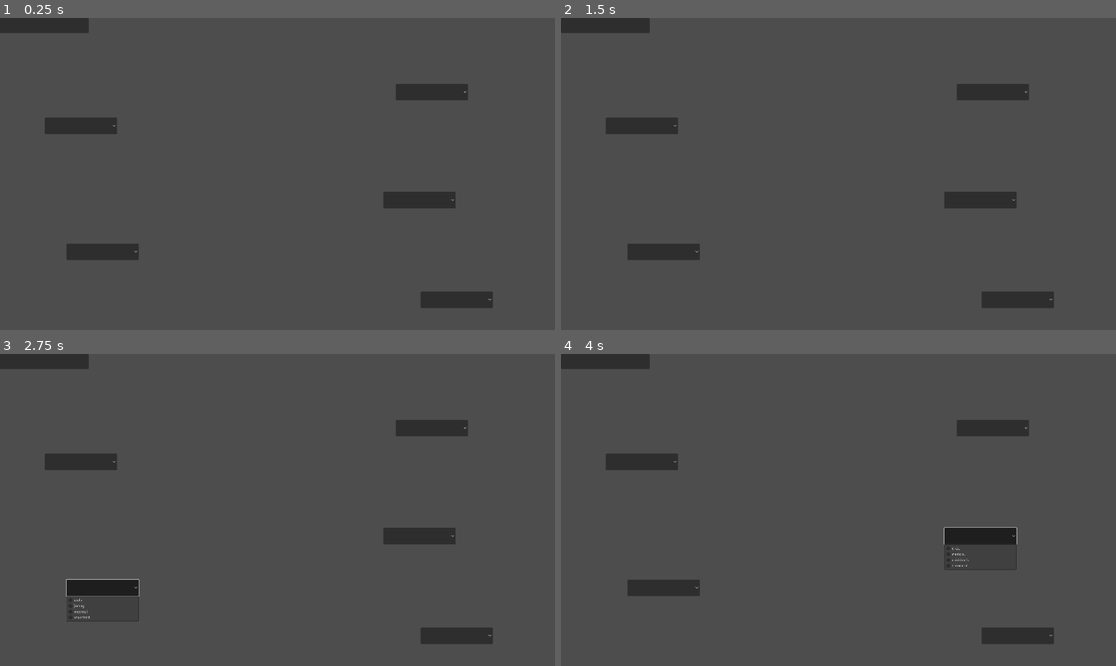
Above: before the commit, frames 1-4 (two rows, left to right).
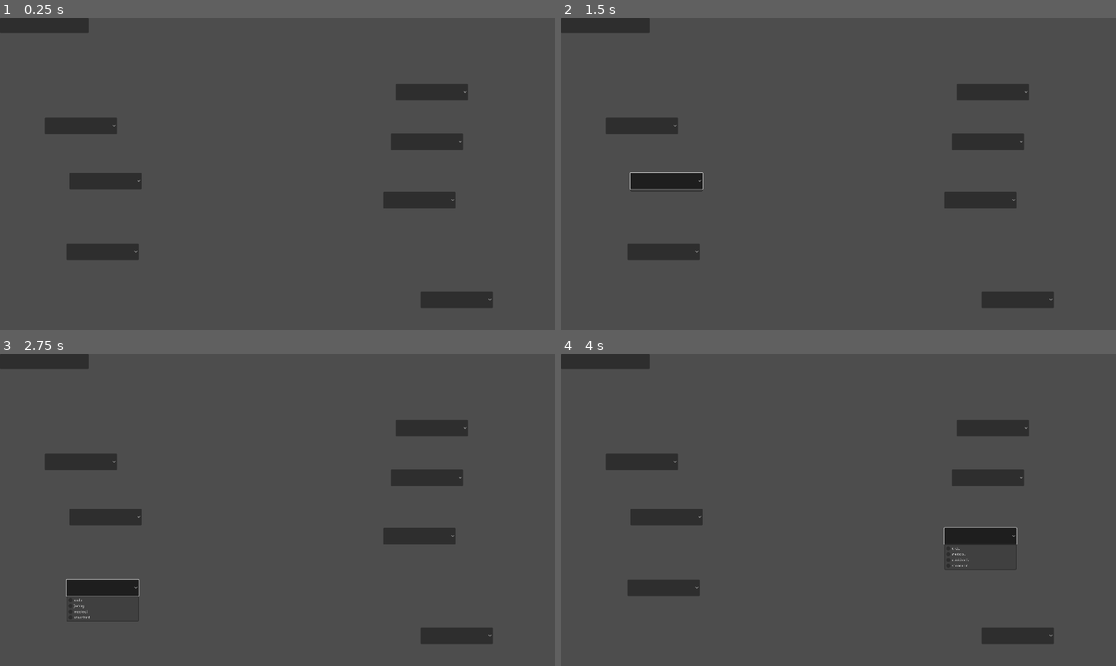
Above: after the commit, the same moments.

Repository: flowerFawn/Robot_game
Game: Godot game, scene res://limb_menu.tscn
The game is run twice, just before and just after one commit, with the same random seed, the same clock (stepped at 60 frames per second) and the same inputs.
Inputs (mouse positions are in pixels of both pictures, inside the frame that each line leads up to):
- Up to frame 1 (0.25 s): no input
- Up to frame 2 (1.5 s): click (988, 142) at 0.52 s; click (666, 180) at 1.27 s
- Up to frame 3 (2.75 s): click (99, 588) at 2 s
- Up to frame 4 (4 s): click (1016, 634) at 2.75 s; click (982, 534) at 3.5 s

The runs differ from the first frame. In frame 1, 1.4% of the frame differs, in the area x 12-84%, y 36-55%; in frame 2, 1.4%, in the area x 12-84%, y 36-56%; in frame 3, 1.4%; in frame 4, 1.4%.
Error after the commit: Attempt to call function 'get_files' in base 'null instance' on a null instance. (res://limb_dropdown.gd:10)

Commit message:
added space for weapon systems
updated readme
updated selection storage
updated saved limbs
updated light enemy for new folder

Diff:
--- a/autoloads/limb_selection_storage.gd
+++ b/autoloads/limb_selection_storage.gd
@@ -1,10 +1,2 @@
 extends Node
 var parts:Dictionary = load("res://saves/saved_limbs.json").data
-# Called when the node enters the scene tree for the first time.
-func _ready():
-	pass
-
-
-# Called every frame. 'delta' is the elapsed time since the previous frame.
-func _process(_delta):
-	pass
--- a/light_enemy.gd
+++ b/light_enemy.gd
@@ -5,7 +5,7 @@
 @export var hp:float = 50
 @export var damage:float = 10
 @export var bullet_speed:float = 30
-var preloaded_bullet = preload("res://instanceables/base_bullet.tscn")
+var preloaded_bullet = preload("res://instanceables/projectiles/base_bullet.tscn")
 
 func _ready():
 	pass
--- a/limb_menu.tscn
+++ b/limb_menu.tscn
@@ -72,9 +72,31 @@
 script = ExtResource("3_ueba4")
 link_to = "res://spawn_level.tscn"
 
+[node name="RightWeapon" type="OptionButton" parent="."]
+offset_left = 1352.0
+offset_top = 400.0
+offset_right = 1602.0
+offset_bottom = 457.0
+theme = ExtResource("1_fqmev")
+script = ExtResource("2_nwdpp")
+searched_folder = "res://player_limbs/player_weapons"
+assigned_limb = "right_weapon"
+
+[node name="LeftWeapon" type="OptionButton" parent="."]
+offset_left = 240.0
+offset_top = 536.0
+offset_right = 490.0
+offset_bottom = 593.0
+theme = ExtResource("1_fqmev")
+script = ExtResource("2_nwdpp")
+searched_folder = "res://player_limbs/player_weapons"
+assigned_limb = "left_weapon"
+
 [connection signal="item_selected" from="LeftLeg" to="LeftLeg" method="_on_item_selected"]
 [connection signal="item_selected" from="RightLeg" to="RightLeg" method="_on_item_selected"]
 [connection signal="item_selected" from="Torso" to="Torso" method="_on_item_selected"]
 [connection signal="item_selected" from="LeftArm" to="LeftArm" method="_on_item_selected"]
 [connection signal="item_selected" from="RightArm" to="RightArm" method="_on_item_selected"]
 [connection signal="pressed" from="Button" to="Button" method="_on_pressed"]
+[connection signal="item_selected" from="RightWeapon" to="RightWeapon" method="_on_item_selected"]
+[connection signal="item_selected" from="LeftWeapon" to="LeftWeapon" method="_on_item_selected"]
--- a/saves/saved_limbs.json
+++ b/saves/saved_limbs.json
@@ -3,5 +3,7 @@
 	"left_leg" : "standard.json",
 	"torso" : "standard.json",
 	"left_arm" : "standard.json",
-	"right_arm" : "standard.json"
+	"right_arm" : "standard.json",
+	"right_weapon" : "standard.json",
+	"left_weapon" : "standard.json"
 }
Not shown: 2 places in instanceables/projectiles/base_bullet.tscn that only renumber resources
Not shown, changed: player_limbs/README.txt
